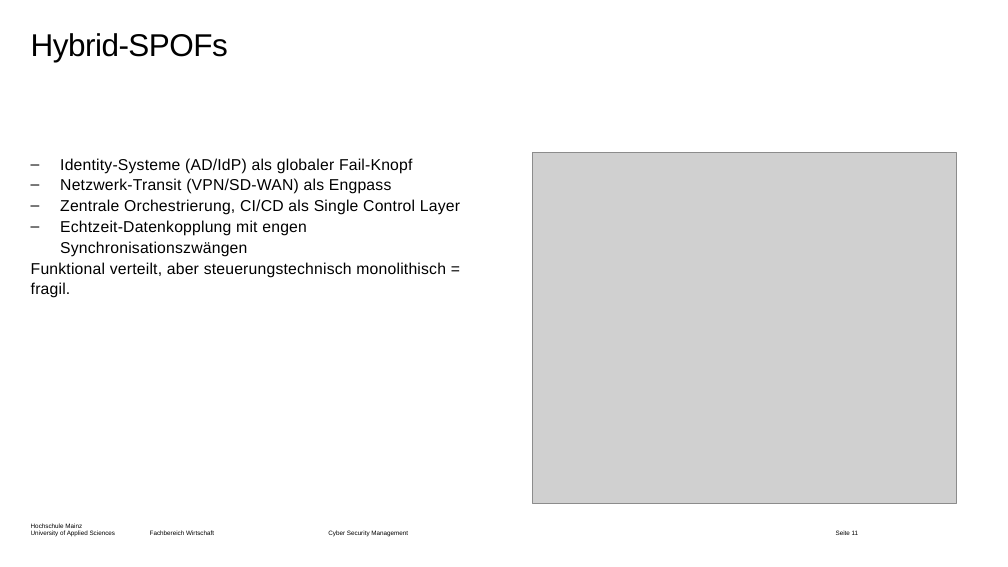
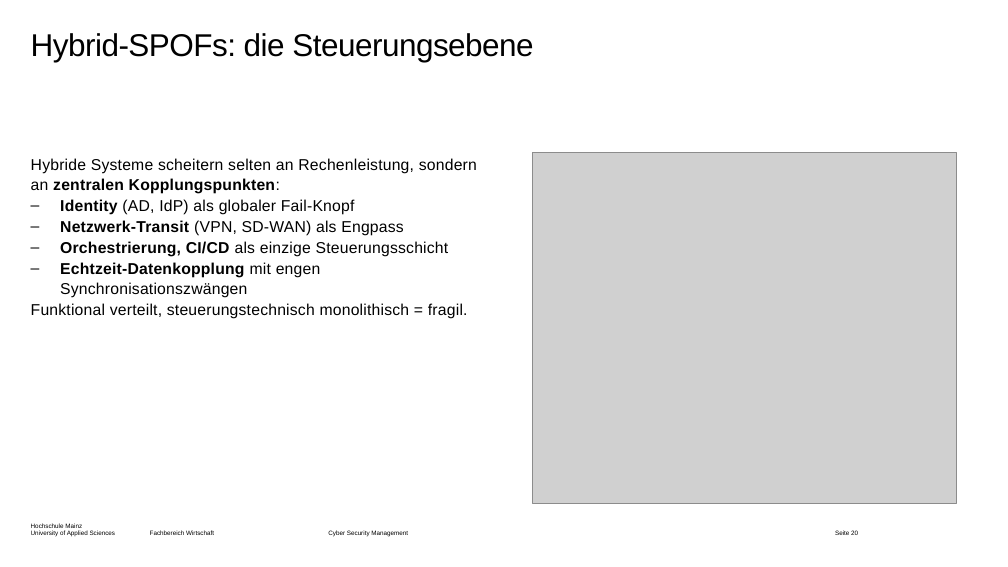
Before and after one commit to dlo-delphi/csm-cyber_resilienz-quarto, a slide deck: slide 20 of Präsentationen/Termin-03/_powerpoint/main.pptx (slide 11 before the commit). Drawn at 1008x567 pixels with LibreOffice and Linux fonts; fonts in the diff are those of the drawing; grey boxes stand for pictures; background and template pictures are left out. Boxes give left, top, right and bottom in pixels: in the first picture for what was removed or moved away, otherwise in the second. Text is boxed around its words. In the diff, an @@ line names an element or a change of style, - is before the commit and + after.

```diff
--- a/Präsentationen/Termin-03/_powerpoint/main.pptx
+++ b/Präsentationen/Termin-03/_powerpoint/main.pptx
@@ title at box(31, 33, 533, 62): text changed @@
-Hybrid-SPOFs
+Hybrid-SPOFs: die Steuerungsebene
@@ text at box(31, 158, 477, 257): text changed @@
-– Identity-Systeme (AD/IdP) als globaler Fail-Knopf
-– Netzwerk-Transit (VPN/SD-WAN) als Engpass
-– Zentrale Orchestrierung, CI/CD als Single Control Layer
+Hybride Systeme scheitern selten an Rechenleistung, sondern an zentralen Kopplungspunkten:
+– Identity (AD, IdP) als globaler Fail-Knopf
+– Netzwerk-Transit (VPN, SD-WAN) als Engpass
+– Orchestrierung, CI/CD als einzige Steuerungsschicht
@@ text at box(60, 262, 321, 298): bold on in "Echtzeit-Datenkopplung" @@
@@ text at box(31, 303, 468, 319): text changed @@
-Funktional verteilt, aber steuerungstechnisch monolithisch = fragil.
+Funktional verteilt, steuerungstechnisch monolithisch = fragil.
@@ page number at box(835, 530, 858, 535): text changed @@
-Seite 11
+Seite 20
```
Also in this commit, not shown: 13 other slides changed, 12 slides added, 1 slide removed, 30 other files.
